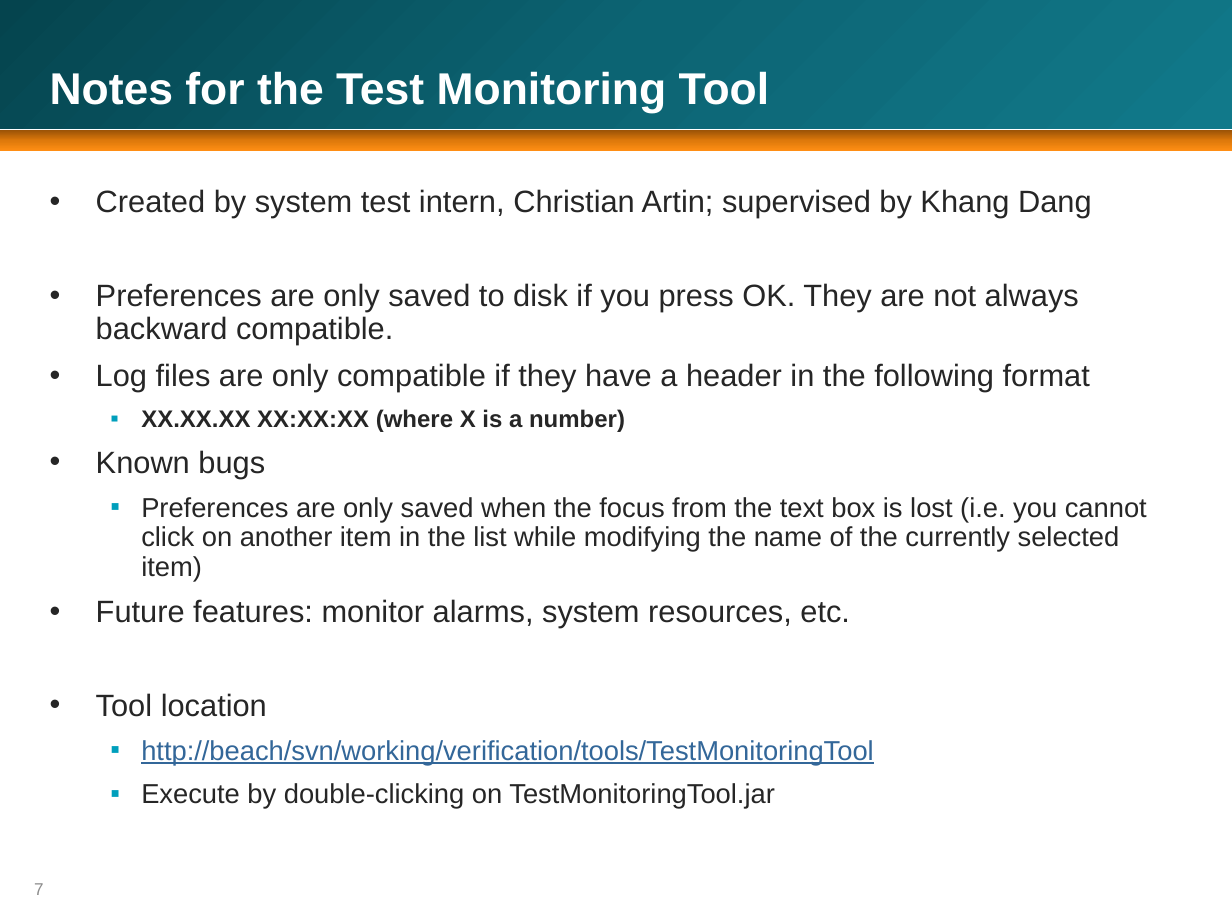
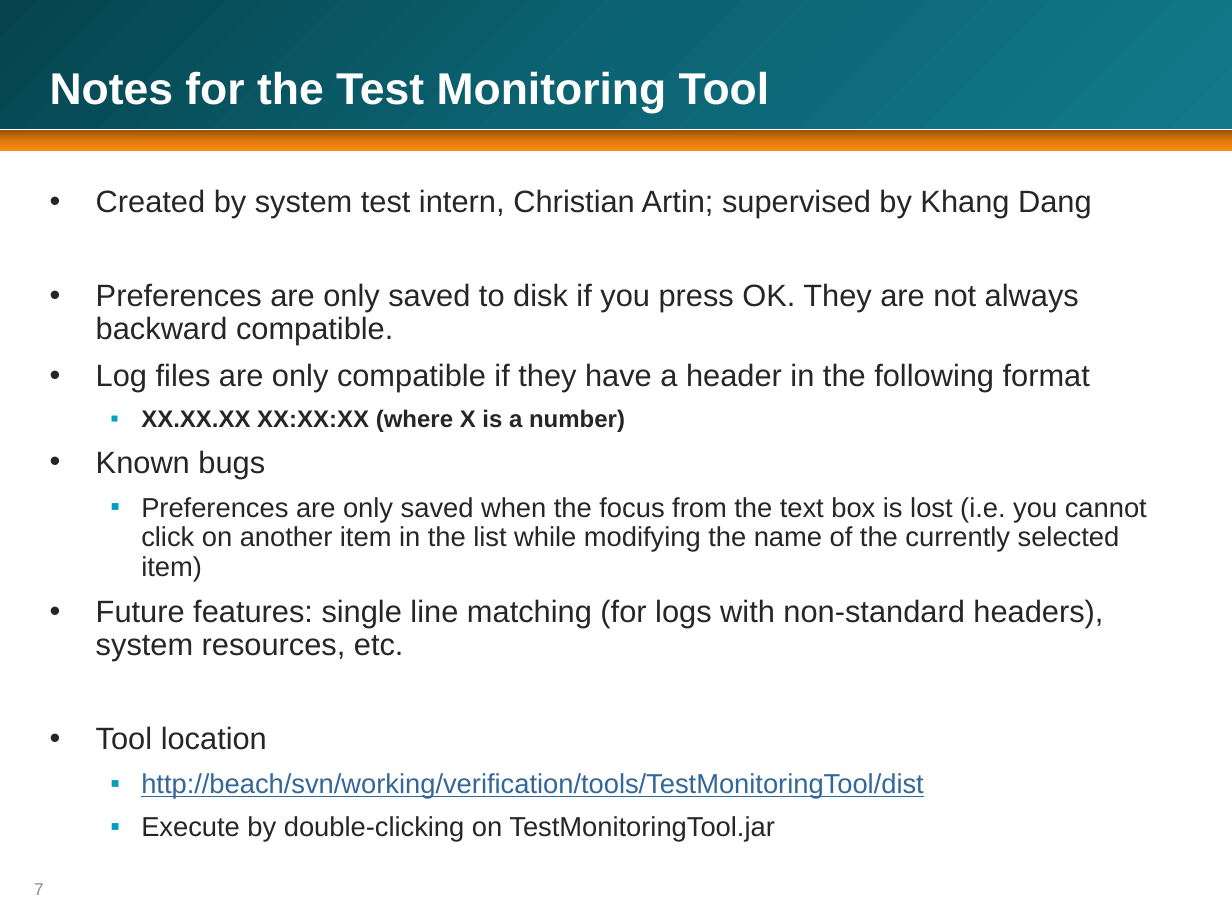
Before and after one commit to gravufo/LogFilter, a slide deck: slide 7 of TestMonitoringTool.pptx. Drawn at 1232x924 pixels with LibreOffice and Linux fonts; fonts in the diff are those of the drawing; background and template pictures are left out. Boxes give left, top, right and bottom in pixels: in the first picture for what was removed or moved away, otherwise in the second. Text is boxed around its words. In the diff, an @@ line names an element or a change of style, - is before the commit and + after.

```diff
--- a/TestMonitoringTool.pptx
+++ b/TestMonitoringTool.pptx
@@ text at (x1=96, y1=599, x2=1103, y2=661): text changed @@
-• Future features: monitor alarms, system resources, etc.
+• Future features: single line matching (for logs with non-standard headers), system resources, etc.
@@ text at (x1=141, y1=773, x2=924, y2=799): text changed @@
-  ▪ http://beach/svn/working/verification/tools/TestMonitoringTool
+  ▪ http://beach/svn/working/verification/tools/TestMonitoringTool/dist
```
Also in this commit, not shown: 2 other slides changed, 13 other files.
